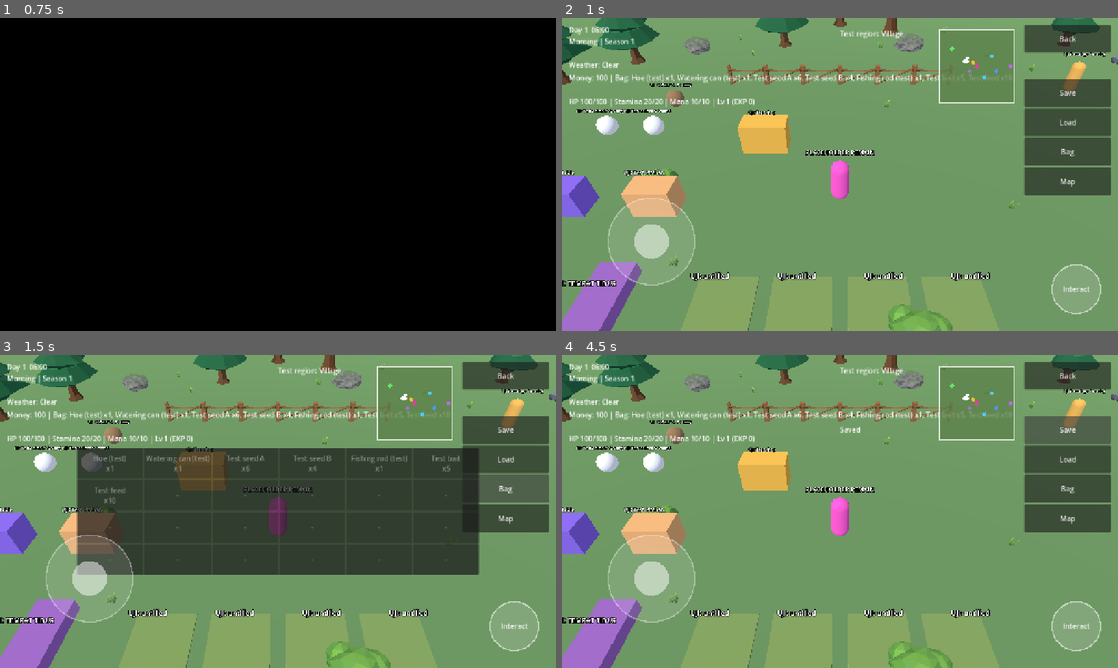
Above: before the commit, frames 1-4 (two rows, left to right).
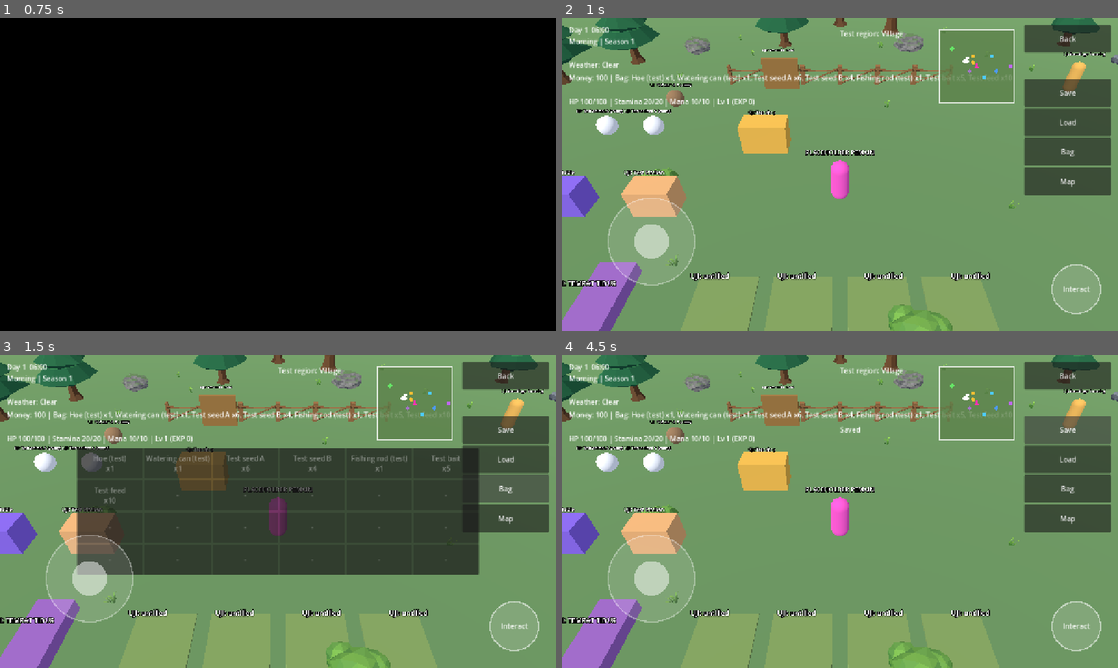
Above: after the commit, the same moments.

Repository: hadydaw/FARMING-ADVENTURE-NUSANTARA
Game: Godot game, scene res://game/boot/boot.tscn
The game is run twice, just before and just after one commit, with the same random seed, the same clock (stepped at 60 frames per second) and the same inputs.
Inputs:
- Up to frame 1 (0.75 s): click "Start (test starter world)" at 0.5 s
- Up to frame 2 (1 s): no input
- Up to frame 3 (1.5 s): click "Bag" at 1.25 s
- Up to frame 4 (4.5 s): click "Map" at 2 s; click "Back" at 2.75 s; click "Start (test starter world)" at 3.5 s; click "Save" at 4.25 s

Frame 1 is identical in both runs. In frame 2, 0.6% of the frame differs, in the area x 35-75%, y 9-23%; in frame 3, 0.6%; in frame 4, 0.6%.

Commit message:
Quest, papan guild, peringkat (data sementara)
Co-Authored-By: Claude Sonnet 5.5 <noreply@anthropic.com>
Claude-Session: https://claude.ai/code/session_011Entza5SoCyMwr8kuup11f

Diff:
--- a/game/core/data_registry.gd
+++ b/game/core/data_registry.gd
@@ -24,6 +24,8 @@
 	"monsters": "res://game/data/monsters.json",
 	"monster_spawns": "res://game/data/monster_spawns.json",
 	"combat_config": "res://game/data/combat_config.json",
+	"quests": "res://game/data/quests.json",
+	"guild_config": "res://game/data/guild_config.json",
 	"regions": "res://game/data/regions.json",
 	"region_links": "res://game/data/region_links.json",
 	"economy_config": "res://game/data/economy_config.json",
--- /dev/null
+++ b/game/data/guild_config.json
@@ -0,0 +1,25 @@
+[
+	{
+		"id": "default",
+		"provisional": true,
+		"max_active": 2,
+		"ranks": [
+			{
+				"points": 0,
+				"name_key": "RANK_0"
+			},
+			{
+				"points": 3,
+				"name_key": "RANK_1"
+			},
+			{
+				"points": 8,
+				"name_key": "RANK_2"
+			}
+		],
+		"board": {
+			"x": -3.0,
+			"z": -8.0
+		}
+	}
+]
--- a/game/data/interaction_types.json
+++ b/game/data/interaction_types.json
@@ -70,5 +70,11 @@
 		"prompt_key": "FARM_ACT_ATTACK",
 		"max_distance": 2.6,
 		"min_facing_dot": 0.0
+	},
+	{
+		"id": "board",
+		"prompt_key": "FARM_ACT_BOARD",
+		"max_distance": 2.4,
+		"min_facing_dot": 0.0
 	}
 ]
--- /dev/null
+++ b/game/data/quests.json
@@ -0,0 +1,64 @@
+[
+	{
+		"id": "quest_collect_herb",
+		"provisional": true,
+		"name_key": "QUEST_COLLECT_HERB",
+		"type": "collect",
+		"target": "herb_test",
+		"count": 3,
+		"min_rank": 0,
+		"reward": {
+			"money": 40,
+			"exp": 6,
+			"points": 1
+		}
+	},
+	{
+		"id": "quest_defeat_slime",
+		"provisional": true,
+		"name_key": "QUEST_DEFEAT_SLIME",
+		"type": "defeat",
+		"target": "monster_slime_test",
+		"count": 2,
+		"min_rank": 0,
+		"reward": {
+			"money": 60,
+			"exp": 10,
+			"points": 2
+		}
+	},
+	{
+		"id": "quest_collect_goo",
+		"provisional": true,
+		"name_key": "QUEST_COLLECT_GOO",
+		"type": "collect",
+		"target": "drop_test_goo",
+		"count": 2,
+		"min_rank": 1,
+		"reward": {
+			"money": 50,
+			"exp": 8,
+			"points": 2,
+			"items": [
+				{
+					"item": "potion_test_health",
+					"count": 1
+				}
+			]
+		}
+	},
+	{
+		"id": "quest_defeat_boar",
+		"provisional": true,
+		"name_key": "QUEST_DEFEAT_BOAR",
+		"type": "defeat",
+		"target": "monster_boar_test",
+		"count": 1,
+		"min_rank": 1,
+		"reward": {
+			"money": 120,
+			"exp": 20,
+			"points": 4
+		}
+	}
+]
--- a/game/farming/farming_session.gd
+++ b/game/farming/farming_session.gd
@@ -26,6 +26,7 @@
 var economy: Economy
 var gather: GatherState
 var combat: CombatState
+var quests: QuestState
 var recipes: Array = []
 var stations: Array = []
 var shops: Dictionary = {}
@@ -44,6 +45,7 @@
 	economy = Economy.new(extras.get("economy_config", {"start_money": 0, "max_money": 999999, "sold_drop": 0.1, "price_floor": 0.3, "season_multiplier": {}}), extras.get("item_prices", []))
 	gather = GatherState.new(extras.get("gather_nodes", []))
 	combat = CombatState.new(extras.get("monsters", []), extras.get("monster_spawns", []), extras.get("combat_config", {"base_attack": 1, "player_defense": 0, "stamina_cost": 0, "faint_money_loss": 0.0, "faint_health_fraction": 0.5, "attack_per_level": 0, "level_exp": [0]}))
+	quests = QuestState.new(extras.get("quests", []), extras.get("guild_config", {"max_active": 2, "ranks": [{"points": 0, "name_key": "RANK_0"}]}))
 	recipes = extras.get("recipes", [])
 	stations = extras.get("stations", [])
 	for sh in extras.get("shops", []):
@@ -81,6 +83,7 @@
 	economy._sold_today.clear()
 	gather._last_gathered.clear()
 	combat.reset()
+	quests.reset()
 	for id in vitality.ids():
 		vitality.restore_full(id)
 	inventory.clear()
@@ -139,7 +142,7 @@
 
 
 func to_dict() -> Dictionary:
-	return {"v": SAVE_VERSION, "world_seed": world_seed, "vital …(145 unchanged characters)… to_dict(), "combat": combat.to_dict(), "inventory": inventory.to_dict(), "grid": grid.to_dict()}
+	return {"v": SAVE_VERSION, "world_seed": world_seed, "vital …(145 unchanged characters)… to_dict(), "combat": combat.to_dict(), "quests": quests.to_dict(), "inventory": inventory.to_dict(), "grid": grid.to_dict()}
 
 
 ## Semua-atau-tidak: bila salah satu bagian tidak valid, status tidak berubah.
@@ -152,7 +155,7 @@
 	var old_seed := world_seed
 	if typeof(data.get("vitality", null)) != TYPE_DICTIONARY or typeof(data.get("livestock", null)) != TYPE_DICTIONARY or int(data.get("fishing_casts", -1)) < 0 or typeof(data.get("economy", null)) != TYPE_DICTIONARY or typeof(data.get("gather", null)) != TYPE_DICTIONARY:
 		return false
-	if data.has("combat") and typeof(data["combat"]) != TYPE_DICTIONARY:
+	if (data.has("combat") and typeof(data["combat"]) != TYPE_DICTIONARY) or (data.has("quests") and typeof(data["quests"]) != TYPE_DICTIONARY):
 		return false
 	if not vitality.from_dict(data["vitality"]):
 		return false
@@ -160,7 +163,8 @@
 		vitality.from_dict(backup["vitality"])
 		return false
 	world_seed = int(data.get("world_seed", 0))
-	if not grid.from_dict(data["grid"]) or not livestock.from_dict(data["livestock"]) or not economy.from_dict(data["economy"]) or not gather.from_dict(data["gather"]) or (data.has("combat") and not combat.from_dict(data["combat"])):
+	if not grid.from_dict(data["grid"]) or not livestock.from_dict(data["livestock"]) or not economy.from_dict(data["economy"]) or not gather.from_dict(data["gather"]) or (data.has("combat") and not combat.from_dict(data["combat"])) or (data.has("quests") and not quests.from_dict(data["quests"])):
+		quests.from_dict(backup["quests"])
 		combat.from_dict(backup["combat"])
 		gather.from_dict(backup["gather"])
 		economy.from_dict(backup["economy"])
@@ -172,6 +176,8 @@
 		return false
 	if not data.has("combat"):
 		combat.reset()
+	if not data.has("quests"):
+		quests.reset()
 	fishing_casts_today = int(data["fishing_casts"])
 	return true
 
@@ -274,7 +280,18 @@
 
 
 func attack_monster(spawn_id: String) -> Dictionary:
-	return combat.attack(spawn_id, _clock.day_index(), world_seed, inventory, item_defs, vitality, economy)
+	var r := combat.attack(spawn_id, _clock.day_index(), world_seed, inventory, item_defs, vitality, economy)
+	if bool(r["defeated"]):
+		quests.on_defeat(str(combat.spawn_monster(spawn_id)["id"]))
+	return r
+
+
+func quest_accept(id: String) -> Dictionary:
+	return quests.accept(id, inventory)
+
+
+func quest_turn_in(id: String) -> Dictionary:
+	return quests.turn_in(id, inventory, economy, combat)
 
 
 func gather_at(node_id: String) -> Dictionary:
--- a/game/i18n/translations.csv
+++ b/game/i18n/translations.csv
@@ -258,3 +258,25 @@
 COMBAT_NO_NOT_HERE,Monster tidak ada,No monster here
 COMBAT_NO_UNKNOWN,Tidak bisa menyerang,Cannot attack
 VIT_LEVEL,Lv,Lv
+FARM_ACT_BOARD,Papan Guild,Guild Board
+BOARD_TITLE,Papan Guild Uji,Test Guild Board
+QUEST_COLLECT_HERB,Kumpulkan Herbal Uji,Collect Test Herbs
+QUEST_DEFEAT_SLIME,Kalahkan Slime Uji,Defeat Test Slimes
+QUEST_COLLECT_GOO,Kumpulkan Lendir Uji,Collect Test Goo
+QUEST_DEFEAT_BOAR,Kalahkan Babi Hutan Uji,Defeat Test Boar
+RANK_0,Pemula,Novice
+RANK_1,Perunggu,Bronze
+RANK_2,Perak,Silver
+QUEST_STATE_NEW,Terima,Accept
+QUEST_STATE_ACTIVE,Berjalan,In progress
+QUEST_STATE_READY,Selesaikan,Turn in
+QUEST_STATE_DONE,Selesai,Done
+QUEST_STATE_LOCKED,Butuh peringkat lebih tinggi,Needs higher rank
+QUEST_ACCEPTED,Quest diterima,Quest accepted
+QUEST_COMPLETED,Quest selesai! Hadiah diterima,Quest complete! Reward received
+QUEST_NO_FULL,Quest aktif sudah penuh,Too many active quests
+QUEST_NO_LOCKED,Peringkat belum cukup,Rank too low
+QUEST_NO_NOT_READY,Belum memenuhi syarat,Not done yet
+QUEST_NO_INVENTORY_FULL,Tas penuh,Inventory full
+QUEST_NO_UNKNOWN,Quest tidak dikenal,Unknown quest
+QUEST_NO_TAKEN,Quest sudah diambil,Quest already taken
--- /dev/null
+++ b/game/quest/quest_state.gd
@@ -0,0 +1,135 @@
+class_name QuestState
+extends RefCounted
+## Quest dan peringkat guild dasar (D-037/D-017, SEMENTARA). Jenis: collect (item di tas, tidak
+## dikonsumsi sampai diserahkan) dan defeat (hitung kalahkan SETELAH diterima). Hadiah semua-atau-tidak.
+
+const SAVE_VERSION := 1
+
+var cfg: Dictionary
+var points := 0
+var _quests: Dictionary = {}
+var _active: Dictionary = {}    # id -> progres defeat
+var _done: Dictionary = {}      # id -> true
+
+
+func _init(rows: Array, guild_cfg: Dictionary) -> void:
+	for q in rows:
+		_quests[str(q["id"])] = q
+	cfg = guild_cfg
+
+
+func ids() -> Array:
+	return _quests.keys()
+
+
+func quest(id: String) -> Dictionary:
+	return _quests.get(id, {})
+
+
+func rank() -> int:
+	var r := 0
+	var ranks: Array = cfg["ranks"]
+	for i in ranks.size():
+		if points >= int(ranks[i]["points"]):
+			r = i
+	return r
+
+
+## "locked" | "new" | "active" | "ready" | "done" | "" (tidak dikenal)
+func status(id: String, inventory: Inventory) -> String:
+	if not _quests.has(id):
+		return ""
+	if _done.has(id):
+		return "done"
+	if _active.has(id):
+		return "ready" if progress(id, inventory) >= int(_quests[id]["count"]) else "active"
+	return "locked" if rank() < int(_quests[id]["min_rank"]) else "new"
+
+
+func progress(id: String, inventory: Inventory) -> int:
+	if not _active.has(id):
+		return 0
+	var q: Dictionary = _quests[id]
+	if str(q["type"]) == "collect":
+		return mini(inventory.count(str(q["target"])), int(q["count"]))
+	return mini(int(_active[id]), int(q["count"]))
+
+
+func active_count() -> int:
+	return _active.size()
+
+
+func accept(id: String, inventory: Inventory) -> Dictionary:
+	var st := status(id, inventory)
+	if st == "":
+		return {"ok": false, "reason": "unknown"}
+	if st == "locked":
+		return {"ok": false, "reason": "locked"}
+	if st != "new":
+		return {"ok": false, "reason": "taken"}
+	if _active.size() >= int(cfg["max_active"]):
+		return {"ok": false, "reason": "full"}
+	_active[id] = 0
+	return {"ok": true, "reason": ""}
+
+
+func on_defeat(monster_id: String) -> void:
+	for id in _active:
+		var q: Dictionary = _quests[id]
+		if str(q["type"]) == "defeat" and str(q["target"]) == monster_id:
+			_active[id] = int(_active[id]) + 1
+
+
+## Serahkan quest. Hadiah uang/EXP/poin/item semua-atau-tidak (tas penuh -> batal, tanpa efek).
+func turn_in(id: String, inventory: Inventory, economy: Economy, combat: CombatState) -> Dictionary:
+	if status(id, inventory) != "ready":
+		return {"ok": false, "reason": "not_ready"}
+	var q: Dictionary = _quests[id]
+	var snapshot := inventory.to_dict()
+	if str(q["type"]) == "collect":
+		inventory.remove(str(q["target"]), int(q["count"]))
+	var rw: Dictionary = q["reward"]
+	for it in rw.get("items", []):
+		if not inventory.can_add(str(it["item"]), int(it["count"])):
+			inventory.from_dict(snapshot)
+			return {"ok": false, "reason": "inventory_full"}
+		inventory.add(str(it["item"]), int(it["count"]))
+	economy.add_money(int(rw.get("money", 0)))
+	combat.exp_total += int(rw.get("exp", 0))
+	points += int(rw.get("points", 0))
+	_active.erase(id)
+	_done[id] = true
+	return {"ok": true, "reason": ""}
+
+
+func reset() -> void:
+	points = 0
+	_active.clear()
+	_done.clear()
+
+
+func to_dict() -> Dictionary:
+	return {"v": SAVE_VERSION, "points": points, "active": _active.duplicate(), "done": _done.keys()}
+
+
+func from_dict(data: Dictionary) -> bool:
+	if int(data.get("v", -1)) != SAVE_VERSION or int(data.get("points", -1)) < 0:
+		return false
+	if typeof(data.get("active", null)) != TYPE_DICTIONARY or typeof(data.get("done", null)) != TYPE_ARRAY:
+		return false
+	var active: Dictionary = {}
+	for k in data["active"]:
+		if not _quests.has(str(k)) or int(data["active"][k]) < 0:
+			return false
+		active[str(k)] = int(data["active"][k])
+	var done: Dictionary = {}
+	for k in data["done"]:
+		if not _quests.has(str(k)) or active.has(str(k)):
+			return false
+		done[str(k)] = true
+	if active.size() > int(cfg["max_active"]):
+		return false
+	points = int(data["points"])
+	_active = active
+	_done = done
+	return true
--- a/game/world/world_start.gd
+++ b/game/world/world_start.gd
@@ -40,6 +40,7 @@
 	_build_stations()
 	_build_gather_nodes()
 	_build_monsters()
+	_build_board()
 	Events.interaction_performed.connect(_on_interacted)
 
 
@@ -67,6 +68,8 @@
 		return ""
 	if sensor.current.has_meta("station_id"):
 		return tr("FARM_ACT_CRAFT") + ": " + tr(str(sensor.current.get_meta("label_key", "")))
+	if sensor.current.has_meta("is_board"):
+		return tr("FARM_ACT_BOARD")
 	if sensor.current.has_meta("spawn_id"):
 		return tr("FARM_ACT_ATTACK") + ": " + tr(str(sensor.current.get_meta("label_key", "")))
 	if sensor.current.has_meta("gather_id"):
@@ -101,6 +104,9 @@
 		return
 	if target.has_meta("station_id"):
 		_open_station(str(target.get_meta("station_id")))
+		return
+	if target.has_meta("is_board"):
+		_open_board()
 		return
 	if target.has_meta("spawn_id"):
 		_attack(str(target.get_meta("spawn_id")))
@@ -308,7 +314,8 @@
 		"animals": DataRegistry.rows("animals"), "livestock_config": DataRegistry.get_row("livestock_config", "default"),
 		"economy_config": DataRegistry.get_row("economy_config", "default"), "item_prices": DataRegistry.rows("item_prices"), "shops": DataRegistry.rows("shops"),
 		"gather_nodes": DataRegistry.rows("gather_nodes"), "recipes": DataRegistry.rows("recipes"), "stations": DataRegistry.rows("crafting_stations"),
-		"monsters": DataRegistry.rows("monsters"), "monster_spawns": DataRegistry.rows("monster_spawns"), "combat_config": DataRegistry.get_row("combat_config", "default")})
+		"monsters": DataRegistry.rows("monsters"), "monster_spawns": DataRegistry.rows("monster_spawns"), "combat_config": DataRegistry.get_row("combat_config", "default"),
+		"quests": DataRegistry.rows("quests"), "guild_config": DataRegistry.get_row("guild_config", "default")})
 	farming.sleep.finished.connect(_on_woke_up)
 	_build_bed()
 	_build_pond()
@@ -1065,6 +1072,9 @@
 
 
 func _on_menu_pressed(id: String) -> void:
+	if _open_station_id == "__board__":
+		_on_board_pressed(id)
+		return
 	if _open_station_id == "":
 		return
 	var r := farming.craft(id)
@@ -1196,3 +1206,66 @@
 	hud.show_message(msg)
 	_refresh_monsters()
 	refresh_farm_visuals()
+
+
+# --- Papan guild + quest (SEMENTARA) ---
+
+func _build_board() -> void:
+	var b: Dictionary = DataRegistry.get_row("guild_config", "default")["board"]
+	var node := Node3D.new()
+	node.name = "GuildBoard"
+	node.position = Vector3(float(b["x"]), 0.0, float(b["z"]))
+	var mesh := MeshInstance3D.new()
+	var box := BoxMesh.new()
+	box.size = Vector3(1.8, 1.6, 0.2)
+	mesh.mesh = box
+	mesh.position.y = 1.0
+	var mat := StandardMaterial3D.new()
+	mat.albedo_color = Color(0.55, 0.4, 0.2)
+	mesh.material_override = mat
+	node.add_child(mesh)
+	var label := Label3D.new()
+	label.text = "UJI: " + tr("BOARD_TITLE")
+	label.pixel_size = 0.005
+	label.position = Vector3(0, 2.2, 0)
+	label.billboard = BaseMaterial3D.BILLBOARD_ENABLED
+	node.add_child(label)
+	var it := Interactable.new()
+	it.interaction_type = "board"
+	node.add_child(it)
+	it.set_meta("is_board", true)
+	add_child(node)
+	_markers.append({"node": node, "kind": "shop", "region": "region_village"})
+
+
+func _open_board() -> void:
+	_open_station_id = "__board__"
+	GameTime.clock.pause("menu")
+	player.set_physics_process(false)
+	_refresh_board()
+
+
+func _refresh_board() -> void:
+	var rows: Array = []
+	var q := farming.quests
+	for id in q.ids():
+		var st := q.status(str(id), farming.inventory)
+		var def := q.quest(str(id))
+		var prog := ""
+		if st == "active" or st == "ready":
+			prog = "  %d/%d" % [q.progress(str(id), farming.inventory), int(def["count"])]
+		rows.append({"id": str(id), "text": "%s  [%s]%s" % [tr(str(def["name_key"])), tr("QUEST_STATE_" + st.to_upper()), prog], "enabled": st == "new" or st == "ready"})
+	hud.show_menu("%s - %s" % [tr("BOARD_TITLE"), tr(str(q.cfg["ranks"][q.rank()]["name_key"]))], rows)
+
+
+func _on_board_pressed(id: String) -> void:
+	var q := farming.quests
+	var r: Dictionary
+	if q.status(id, farming.inventory) == "ready":
+		r = farming.quest_turn_in(id)
+		hud.show_message(tr("QUEST_COMPLETED") if bool(r["ok"]) else tr("QUEST_NO_" + str(r["reason"]).to_upper()))
+	else:
+		r = farming.quest_accept(id)
+		hud.show_message(tr("QUEST_ACCEPTED") if bool(r["ok"]) else tr("QUEST_NO_" + str(r["reason"]).to_upper()))
+	_refresh_board()
+	refresh_farm_visuals()
--- /dev/null
+++ b/tests/unit/test_quest.gd
@@ -0,0 +1,93 @@
+extends TestCase
+
+func _session() -> FarmingSession:
+	var clock := GameClock.new(DataRegistry.get_row("time_config", "default"))
+	return FarmingSession.new(clock, DataRegistry.rows("items"), DataRegistry.rows("crops"), [], DataRegistry.get_row("farm_config", "default"), [], [], 1, DataRegistry.rows("vitality_meters"), {}, {
+		"monsters": DataRegistry.rows("monsters"), "monster_spawns": DataRegistry.rows("monster_spawns"), "combat_config": DataRegistry.get_row("combat_config", "default"),
+		"economy_config": DataRegistry.get_row("economy_config", "default"), "item_prices": DataRegistry.rows("item_prices"),
+		"quests": DataRegistry.rows("quests"), "guild_config": DataRegistry.get_row("guild_config", "default")})
+
+
+func run() -> void:
+	var items := {}
+	for it in DataRegistry.rows("items"):
+		items[str(it["id"])] = true
+	var mons := {}
+	for m in DataRegistry.rows("monsters"):
+		mons[str(m["id"])] = true
+	for q in DataRegistry.rows("quests"):
+		check(bool(q.get("provisional", false)) and int(q["count"]) > 0, "quest sementara valid: %s" % q["id"])
+		check(items.has(str(q["target"])) if str(q["type"]) == "collect" else mons.has(str(q["target"])), "target ada: %s" % q["id"])
+		check(tr(str(q["name_key"])) != str(q["name_key"]), "terjemahan quest")
+		for it in q["reward"].get("items", []):
+			check(items.has(str(it["item"])), "hadiah item ada")
+	for r in DataRegistry.get_row("guild_config", "default")["ranks"]:
+		check(tr(str(r["name_key"])) != str(r["name_key"]), "terjemahan peringkat")
+
+	var s := _session()
+	var q := s.quests
+	check_eq(q.rank(), 0, "peringkat awal")
+	check_eq(q.status("quest_collect_herb", s.inventory), "new", "tersedia")
+	check_eq(q.status("quest_collect_goo", s.inventory), "locked", "peringkat kurang")
+	check_eq(str(s.quest_accept("quest_collect_goo")["reason"]), "locked", "tolak terkunci")
+	check_eq(str(s.quest_accept("palsu")["reason"]), "unknown", "tak dikenal")
+	check(bool(s.quest_accept("quest_collect_herb")["ok"]), "terima")
+	check_eq(str(s.quest_accept("quest_collect_herb")["reason"]), "taken", "tidak dobel")
+	check(bool(s.quest_accept("quest_defeat_slime")["ok"]), "terima kedua")
+	check_eq(q.active_count(), 2, "dua aktif")
+	check_eq(str(s.quest_turn_in("quest_collect_herb")["reason"]), "not_ready", "belum memenuhi")
+	# Collect
+	s.inventory.add("herb_test", 3)
+	check_eq(q.status("quest_collect_herb", s.inventory), "ready", "siap diserahkan")
+	var money := s.economy.money
+	check(bool(s.quest_turn_in("quest_collect_herb")["ok"]), "serahkan collect")
+	check_eq(s.inventory.count("herb_test"), 0, "bahan dikonsumsi")
+	check_eq(s.economy.money, money + 40, "uang hadiah")
+	check_eq(s.combat.exp_total, 6, "EXP hadiah")
+	check_eq(q.points, 1, "poin guild")
+	check_eq(q.status("quest_collect_herb", s.inventory), "done", "selesai")
+	# Defeat: hanya hitung setelah diterima
+	var s2 := _session()
+	for i in 8:
+		s2.attack_monster("ms_forest_1")   # bunuh sebelum terima quest (tidak dihitung)
+	check(bool(s2.quest_accept("quest_defeat_slime")["ok"]), "terima setelah bunuh")
+	check_eq(q.progress("quest_defeat_slime", s.inventory), 0, "progres awal 0")
+	check_eq(s2.quests.progress("quest_defeat_slime", s2.inventory), 0, "bunuh lama tak dihitung")
+	s2.combat._dead_day.clear()
+	s2.combat._hp.clear()
+	for i in 8:
+		s2.attack_monster("ms_forest_1")
+	check_eq(s2.quests.progress("quest_defeat_slime", s2.inventory), 1, "progres bertambah")
+	# Peringkat naik dari poin
+	s2.quests.points = 3
+	check_eq(s2.quests.rank(), 1, "peringkat naik")
+	check_eq(s2.quests.status("quest_collect_goo", s2.inventory), "new", "quest peringkat 1 terbuka")
+	# Hadiah item + tas penuh -> batal tanpa efek
+	var s3 := _session()
+	s3.quests.points = 3
+	s3.quest_accept("quest_collect_goo")
+	s3.inventory.add("drop_test_goo", 2)
+	for i in 30:
+		s3.inventory.add("seed_test_a", 20)
+		s3.inventory.add("seed_test_b", 20)
+		s3.inventory.add("produce_test_a", 20)
+		s3.inventory.add("produce_test_b", 20)
+	var snap := JSON.stringify(s3.inventory.to_dict())
+	var money3 := s3.economy.money
+	var rr := s3.quest_turn_in("quest_collect_goo")
+	if not bool(rr["ok"]):
+		check_eq(str(rr["reason"]), "inventory_full", "tas penuh")
+		check_eq(JSON.stringify(s3.inventory.to_dict()), snap, "tas tak berubah")
+		check_eq(s3.economy.money, money3, "uang tak berubah")
+	# Simpan/muat + rollback
+	var saved := s.to_dict()
+	var s4 := _session()
+	check(s4.from_dict(saved), "muat")
+	check_eq(s4.quests.points, 1, "poin tersimpan")
+	check_eq(s4.quests.status("quest_collect_herb", s4.inventory), "done", "status selesai tersimpan")
+	var bad := saved.duplicate(true)
+	bad["quests"]["active"] = {"palsu": 1}
+	var s5 := _session()
+	s5.quests.points = 2
+	check(not s5.from_dict(bad), "data quest rusak ditolak")
+	check_eq(s5.quests.points, 2, "rollback utuh")
Binary file changed: game/i18n/translations.en.translation
Binary file changed: game/i18n/translations.id.translation
Not shown, added: game/quest/quest_state.gd.uid
Not shown, added: tests/unit/test_quest.gd.uid
Not shown, changed: CHANGELOG.md
Not shown, changed: docs/project/PROGRESS_LOG.md
